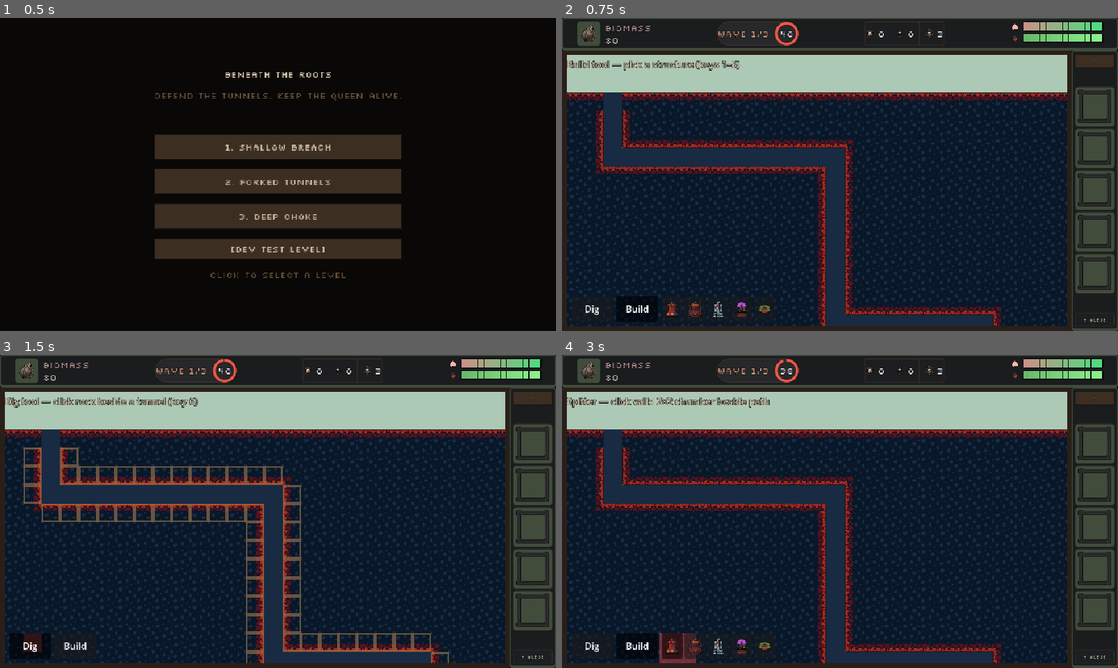
Above: before the commit, frames 1-4 (two rows, left to right).
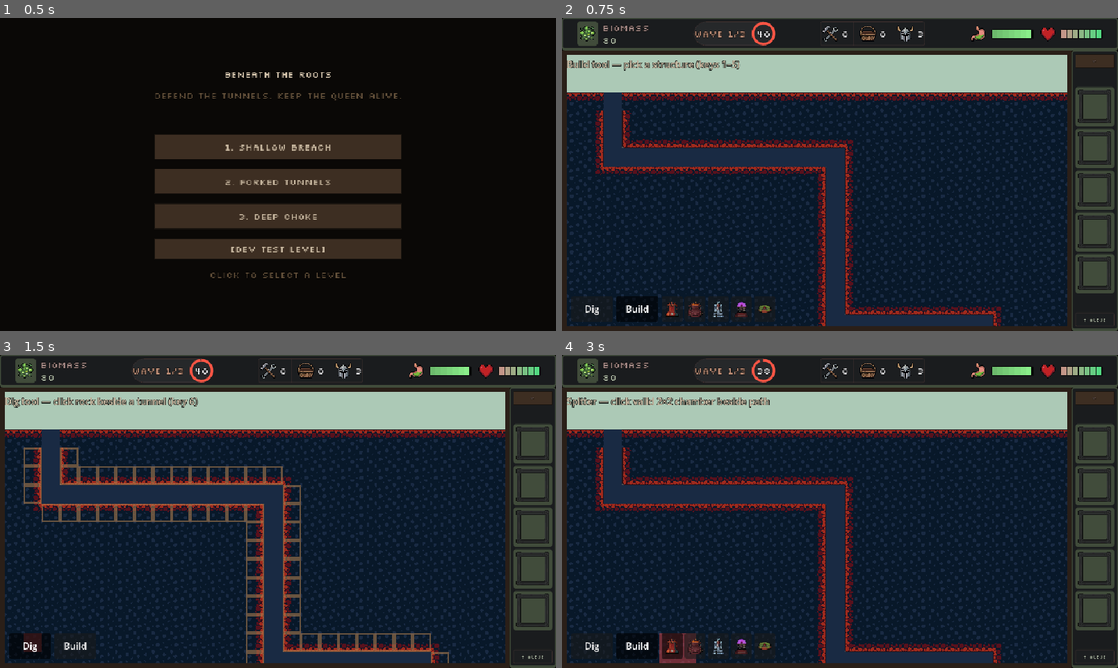
Above: after the commit, the same moments.

Repository: matiaspereiraobando/beneath-the-roots
Game: Godot game, scene res://scenes/menu.tscn
Same seed, same stepped clock (60 frames per second), same inputs: the game is played once before the commit and once after it.
Inputs (mouse positions are in pixels of both pictures, inside the frame that each line leads up to):
- Up to frame 1 (0.5 s): no input
- Up to frame 2 (0.75 s): click "1. Shallow Breach" at 0.5 s
- Up to frame 3 (1.5 s): click "Dig" at 1.25 s
- Up to frame 4 (3 s): click "Build" at 2 s; click (673, 646) at 2.77 s

Frame 1 is identical in both runs. In frame 2, 2.1% of the frame differs, in the area x 3-98%, y 1-9%; in frame 3, 2.1%; in frame 4, 2.1%.

Commit message:
feat: update top HUD with native 32px icons and side-by-side status bars
Add dedicated HUD icon assets, show them at full 32px size, lay out satiety and health horizontally, and lock segmented bar height to match stat font.

Co-authored-by: Cursor <cursoragent@cursor.com>

Diff:
--- a/scenes/game_hud.tscn
+++ b/scenes/game_hud.tscn
@@ -26,22 +26,14 @@
 theme_override_constants/separation = 8
 
 [node name="IconWell" type="PanelContainer" parent="Margin/Row/BiomassBlock"]
-custom_minimum_size = Vector2(40, 40)
+custom_minimum_size = Vector2(36, 36)
 layout_mode = 2
 
 [node name="BiomassIcon" type="TextureRect" parent="Margin/Row/BiomassBlock/IconWell"]
+custom_minimum_size = Vector2(32, 32)
 layout_mode = 2
-anchors_preset = 8
-anchor_left = 0.5
-anchor_top = 0.5
-anchor_right = 0.5
-anchor_bottom = 0.5
-offset_left = -12.0
-offset_top = -12.0
-offset_right = 12.0
-offset_bottom = 12.0
-grow_horizontal = 2
-grow_vertical = 2
+size_flags_horizontal = 4
+size_flags_vertical = 4
 expand_mode = 1
 stretch_mode = 5
 
@@ -113,14 +105,17 @@
 theme_override_constants/separation = 4
 
 [node name="Icon" type="TextureRect" parent="Margin/Row/AntStrip/StripRow/BuilderRow"]
+custom_minimum_size = Vector2(32, 32)
 layout_mode = 2
+expand_mode = 1
+stretch_mode = 5
 
 [node name="Count" type="Label" parent="Margin/Row/AntStrip/StripRow/BuilderRow"]
 layout_mode = 2
 text = "0"
 
 [node name="Sep1" type="ColorRect" parent="Margin/Row/AntStrip/StripRow"]
-custom_minimum_size = Vector2(1, 20)
+custom_minimum_size = Vector2(1, 32)
 layout_mode = 2
 color = Color(0.360784, 0.25098, 0.235294, 0.3)
 
@@ -129,14 +124,17 @@
 theme_override_constants/separation = 4
 
 [node name="Icon" type="TextureRect" parent="Margin/Row/AntStrip/StripRow/GathererRow"]
+custom_minimum_size = Vector2(32, 32)
 layout_mode = 2
+expand_mode = 1
+stretch_mode = 5
 
 [node name="Count" type="Label" parent="Margin/Row/AntStrip/StripRow/GathererRow"]
 layout_mode = 2
 text = "0"
 
 [node name="Sep2" type="ColorRect" parent="Margin/Row/AntStrip/StripRow"]
-custom_minimum_size = Vector2(1, 20)
+custom_minimum_size = Vector2(1, 32)
 layout_mode = 2
 color = Color(0.360784, 0.25098, 0.235294, 0.3)
 
@@ -145,7 +143,10 @@
 theme_override_constants/separation = 4
 
 [node name="Icon" type="TextureRect" parent="Margin/Row/AntStrip/StripRow/SoldierRow"]
+custom_minimum_size = Vector2(32, 32)
 layout_mode = 2
+expand_mode = 1
+stretch_mode = 5
 
 [node name="Count" type="Label" parent="Margin/Row/AntStrip/StripRow/SoldierRow"]
 layout_mode = 2
@@ -155,34 +156,43 @@
 layout_mode = 2
 size_flags_horizontal = 3
 
-[node name="StatusColumn" type="VBoxContainer" parent="Margin/Row"]
-custom_minimum_size = Vector2(160, 0)
+[node name="StatusRow" type="HBoxContainer" parent="Margin/Row"]
+custom_minimum_size = Vector2(220, 0)
 layout_mode = 2
 size_flags_horizontal = 0
-theme_override_constants/separation = 4
+theme_override_constants/separation = 10
+alignment = 1
 
-[node name="HpRow" type="HBoxContainer" parent="Margin/Row/StatusColumn"]
+[node name="SatRow" type="HBoxContainer" parent="Margin/Row/StatusRow"]
 layout_mode = 2
 theme_override_constants/separation = 6
+alignment = 1
 
-[node name="HpIcon" type="TextureRect" parent="Margin/Row/StatusColumn/HpRow"]
+[node name="SatIcon" type="TextureRect" parent="Margin/Row/StatusRow/SatRow"]
+custom_minimum_size = Vector2(32, 32)
 layout_mode = 2
+expand_mode = 1
+stretch_mode = 5
 
-[node name="HpBar" type="Control" parent="Margin/Row/StatusColumn/HpRow"]
-custom_minimum_size = Vector2(0, 12)
+[node name="SatBar" type="Control" parent="Margin/Row/StatusRow/SatRow"]
+custom_minimum_size = Vector2(72, 16)
 layout_mode = 2
-size_flags_horizontal = 3
+size_flags_vertical = 4
 script = ExtResource("3_bar")
 
-[node name="SatRow" type="HBoxContainer" parent="Margin/Row/StatusColumn"]
+[node name="HpRow" type="HBoxContainer" parent="Margin/Row/StatusRow"]
 layout_mode = 2
 theme_override_constants/separation = 6
+alignment = 1
 
-[node name="SatIcon" type="TextureRect" parent="Margin/Row/StatusColumn/SatRow"]
+[node name="HpIcon" type="TextureRect" parent="Margin/Row/StatusRow/HpRow"]
+custom_minimum_size = Vector2(32, 32)
 layout_mode = 2
+expand_mode = 1
+stretch_mode = 5
 
-[node name="SatBar" type="Control" parent="Margin/Row/StatusColumn/SatRow"]
-custom_minimum_size = Vector2(0, 12)
+[node name="HpBar" type="Control" parent="Margin/Row/StatusRow/HpRow"]
+custom_minimum_size = Vector2(72, 16)
 layout_mode = 2
-size_flags_horizontal = 3
+size_flags_vertical = 4
 script = ExtResource("3_bar")
--- a/scripts/game_hud.gd
+++ b/scripts/game_hud.gd
@@ -4,6 +4,8 @@
 const SpritePaths = preload("res://scripts/util/sprite_paths.gd")
 const ColonyUiIcons = preload("res://scripts/util/colony_ui_icons.gd")
 const HudThemeRes = preload("res://scripts/util/hud_theme.gd")
+
+const HUD_ICON_SIZE := 32
 
 @onready var _biomass_icon: TextureRect = $Margin/Row/BiomassBlock/IconWell/BiomassIcon
 @onready var _biomass_value: Label = $Margin/Row/BiomassBlock/BiomassText/Value
@@ -15,8 +17,8 @@
 @onready var _gatherer_count: Label = $Margin/Row/AntStrip/StripRow/GathererRow/Count
 @onready var _soldier_icon: TextureRect = $Margin/Row/AntStrip/StripRow/SoldierRow/Icon
 @onready var _soldier_count: Label = $Margin/Row/AntStrip/StripRow/SoldierRow/Count
-@onready var _hp_bar: Control = $Margin/Row/StatusColumn/HpRow/HpBar
-@onready var _satiety_bar: Control = $Margin/Row/StatusColumn/SatRow/SatBar
+@onready var _hp_bar: Control = $Margin/Row/StatusRow/HpRow/HpBar
+@onready var _satiety_bar: Control = $Margin/Row/StatusRow/SatRow/SatBar
 
 
 func _ready() -> void:
@@ -45,56 +47,27 @@
 		count_lbl.add_theme_color_override("font_color", HudThemeRes.ON_SURFACE)
 	_hp_bar.set_fill_colors(HudThemeRes.ERROR.lerp(Color.BLACK, 0.2), HudThemeRes.HP_FILL_END)
 	_satiety_bar.set_fill_colors(HudThemeRes.SATIETY_FILL_START, HudThemeRes.SATIETY_FILL_END)
+	for bar in [_hp_bar, _satiety_bar]:
+		bar.size_flags_vertical = Control.SIZE_SHRINK_CENTER
+		bar.custom_minimum_size = Vector2(bar.custom_minimum_size.x, HudThemeRes.FONT_STAT)
 
 
 func _load_icons() -> void:
-	var brighten := GameTuning.UI_ICON_BRIGHTEN
-	var biomass_size := 24
-	var ant_size := 18
-	var bar_icon_size := 16
-	_biomass_icon.texture = PixelArt.load_texture(
-		SpritePaths.ui_icon("icon_biomass"), biomass_size, brighten
-	)
-	_biomass_icon.custom_minimum_size = Vector2(biomass_size, biomass_size)
-	_builder_icon.texture = PixelArt.load_texture(
-		SpritePaths.ui_icon("icon_builder"), ant_size, brighten
-	)
-	_gatherer_icon.texture = PixelArt.load_texture(
-		SpritePaths.ui_icon("icon_gatherer"), ant_size, brighten
-	)
-	_soldier_icon.texture = PixelArt.load_texture(
-		SpritePaths.ui_icon("icon_soldier"), ant_size, brighten
-	)
-	for icon in [_builder_icon, _gatherer_icon, _soldier_icon]:
-		icon.custom_minimum_size = Vector2(ant_size, ant_size)
-		icon.expand_mode = TextureRect.EXPAND_IGNORE_SIZE
-		icon.stretch_mode = TextureRect.STRETCH_KEEP_ASPECT_CENTERED
-	_biomass_icon.expand_mode = TextureRect.EXPAND_IGNORE_SIZE
-	_biomass_icon.stretch_mode = TextureRect.STRETCH_KEEP_ASPECT_CENTERED
-	var hp_icon: TextureRect = $Margin/Row/StatusColumn/HpRow/HpIcon
-	var sat_icon: TextureRect = $Margin/Row/StatusColumn/SatRow/SatIcon
-	hp_icon.texture = _make_heart_texture(bar_icon_size)
-	sat_icon.texture = PixelArt.load_texture(
-		SpritePaths.ui_icon("icon_satiety"), bar_icon_size, brighten
-	)
-	for icon in [hp_icon, sat_icon]:
-		icon.custom_minimum_size = Vector2(bar_icon_size, bar_icon_size)
-		icon.expand_mode = TextureRect.EXPAND_IGNORE_SIZE
-		icon.stretch_mode = TextureRect.STRETCH_KEEP_ASPECT_CENTERED
+	_configure_icon(_biomass_icon, SpritePaths.hud_icon("biomass"))
+	_configure_icon(_builder_icon, SpritePaths.hud_icon("builders"))
+	_configure_icon(_gatherer_icon, SpritePaths.hud_icon("gatherers"))
+	_configure_icon(_soldier_icon, SpritePaths.hud_icon("soldiers"))
+	var hp_icon: TextureRect = $Margin/Row/StatusRow/HpRow/HpIcon
+	var sat_icon: TextureRect = $Margin/Row/StatusRow/SatRow/SatIcon
+	_configure_icon(hp_icon, SpritePaths.hud_icon("health"))
+	_configure_icon(sat_icon, SpritePaths.hud_icon("satiety"))
 
 
-func _make_heart_texture(tex_size: int) -> Texture2D:
-	var image := Image.create(tex_size, tex_size, false, Image.FORMAT_RGBA8)
-	image.fill(Color(0, 0, 0, 0))
-	var c := HudThemeRes.ERROR
-	for y in tex_size:
-		for x in tex_size:
-			var nx := (float(x) / float(tex_size - 1)) * 2.0 - 1.0
-			var ny := (float(y) / float(tex_size - 1)) * 2.0 - 1.0
-			var heart := pow(nx * nx + ny * ny - 0.3, 3.0) - nx * nx * ny * ny * ny
-			if heart <= 0.0:
-				image.set_pixel(x, y, c)
-	return ImageTexture.create_from_image(image)
+func _configure_icon(icon: TextureRect, path: String) -> void:
+	icon.texture = PixelArt.load_texture(path)
+	icon.custom_minimum_size = Vector2(HUD_ICON_SIZE, HUD_ICON_SIZE)
+	icon.expand_mode = TextureRect.EXPAND_IGNORE_SIZE
+	icon.stretch_mode = TextureRect.STRETCH_KEEP_ASPECT_CENTERED
 
 
 func _wire_signals() -> void:
--- a/scripts/ui/segmented_bar.gd
+++ b/scripts/ui/segmented_bar.gd
@@ -11,7 +11,10 @@
 
 
 func _ready() -> void:
-	custom_minimum_size = Vector2(80, 12)
+	size_flags_vertical = Control.SIZE_SHRINK_CENTER
+	custom_minimum_size.y = HudThemeRes.FONT_STAT
+	if custom_minimum_size.x < 1.0:
+		custom_minimum_size.x = 80.0
 
 
 func set_ratio(value: float) -> void:
@@ -25,13 +28,20 @@
 	queue_redraw()
 
 
+func _bar_rect() -> Rect2:
+	var h := float(HudThemeRes.FONT_STAT)
+	var y := (size.y - h) * 0.5
+	return Rect2(Vector2(0.0, y), Vector2(size.x, h))
+
+
 func _draw() -> void:
+	var bar := _bar_rect()
 	var trough := HudThemeRes.carved_trough()
-	draw_style_box(trough, Rect2(Vector2.ZERO, size))
-	var fill_w := (size.x - 2.0) * ratio
+	draw_style_box(trough, bar)
+	var fill_w := (bar.size.x - 2.0) * ratio
 	if fill_w <= 0.0:
 		return
-	var inner := Rect2(Vector2(1, 1), Vector2(fill_w, size.y - 2.0))
+	var inner := Rect2(bar.position + Vector2(1.0, 1.0), Vector2(fill_w, bar.size.y - 2.0))
 	var steps := maxi(1, int(ceilf(inner.size.x / segment_width)))
 	for i in steps:
 		var t0 := float(i) / float(steps)
--- a/scripts/util/sprite_paths.gd
+++ b/scripts/util/sprite_paths.gd
@@ -28,6 +28,10 @@
 	return LEGACY_UI_DIR + name + ".png"
 
 
+static func hud_icon(kind: String) -> String:
+	return "res://assets/%s_icon_32.png" % kind
+
+
 static func micro_background() -> String:
 	var v2 := "res://assets/micro/nursery_background_v2.png"
 	if ResourceLoader.exists(v2):
Binary file added: assets/biomass_icon_32.png
Binary file added: assets/builders_icon_32.png
Binary file added: assets/gatherers_icon_32.png
Binary file added: assets/health_icon_32.png
Binary file added: assets/satiety_icon_32.png
Binary file added: assets/soldiers_icon_32.png
